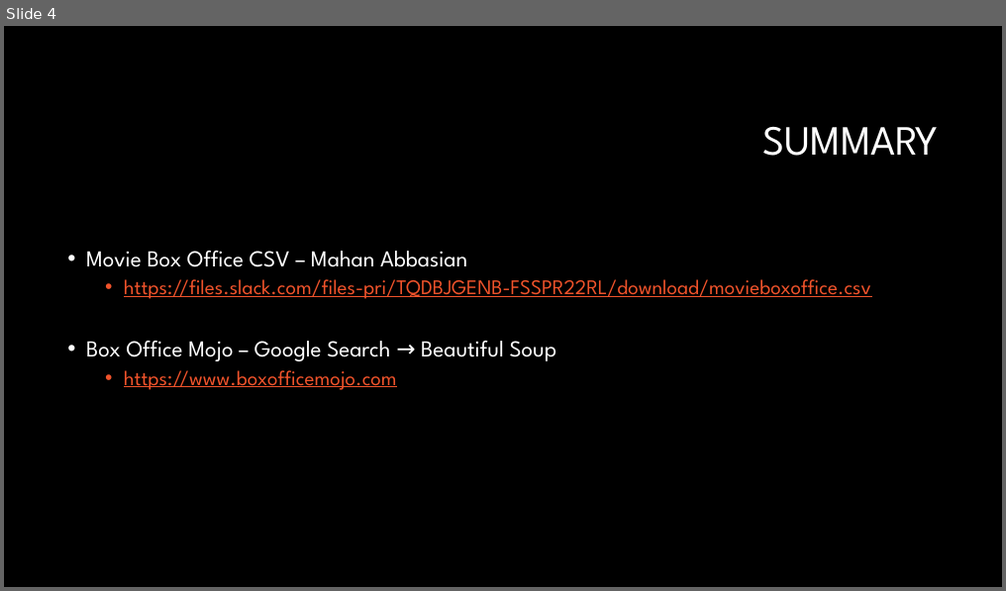
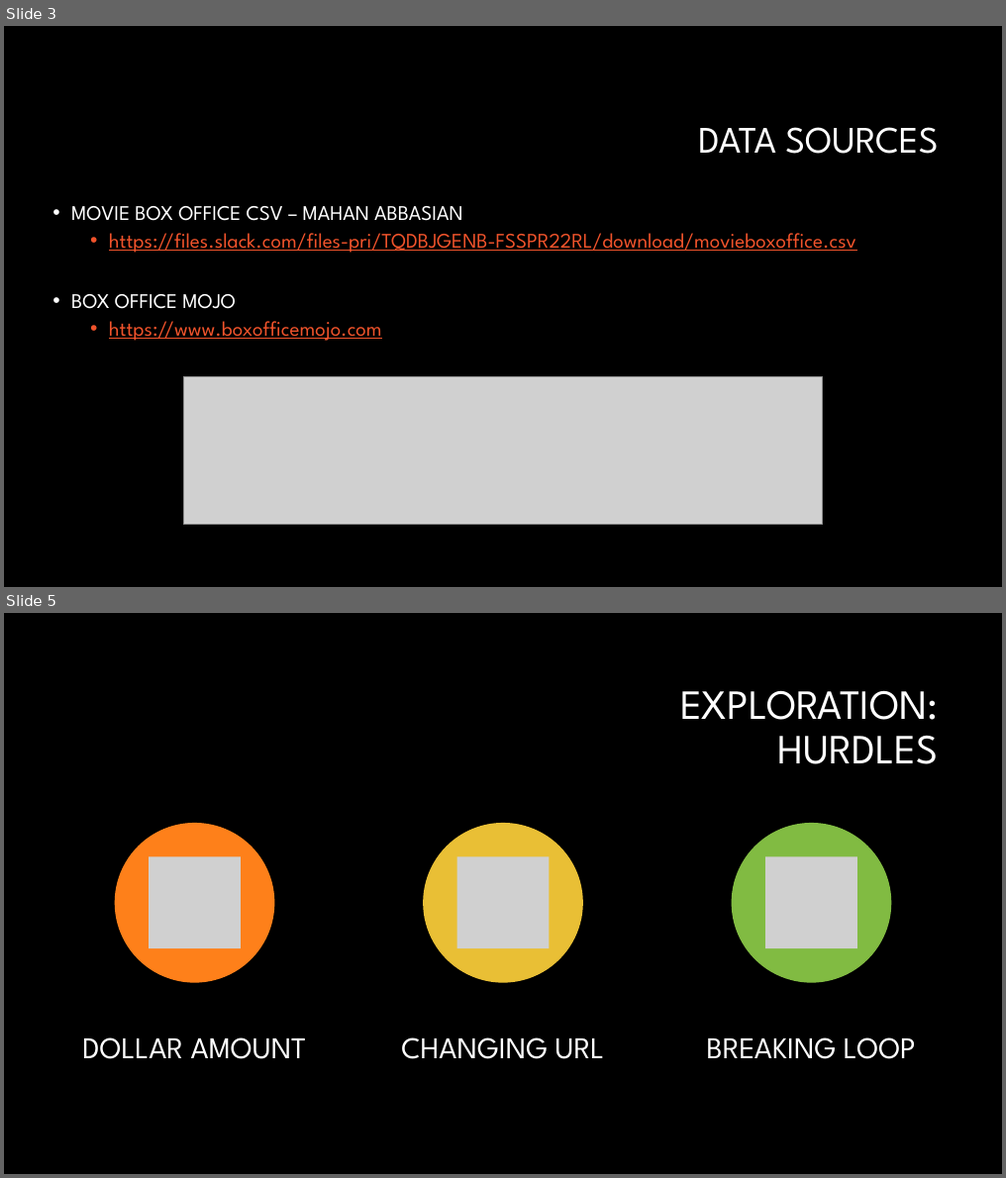
Before and after one commit to Dillongrow/Project_1, a slide deck: Box office data.pptx. Shown one above the other, each under a label of ours: slide 4 before the commit, slides 3 and 5 after it; the slides between them are not shown. The pictures are 1006x591 and 1006x1178 pixels, drawn with LibreOffice and Linux fonts; fonts in the diff are those of the drawing; grey boxes stand for pictures; background and template pictures are left out. Boxes give left, top, right and bottom in pixels: in the first picture for what was removed or moved away, otherwise in the second. Text is boxed around its words. In the diff, an @@ line names an element or a change of style, - is before the commit and + after.

```diff
--- a/Box office data.pptx
+++ b/Box office data.pptx
@@ slide 5 added at [4, 613, 1002, 1174], background #000000 @@
@@ title added at [680, 690, 939, 764], 40 pt, text #FFFFFF @@
+EXPLORATION:
+HURDLES
@@ group added at [82, 823, 916, 1059]: 3 ellipses, 3 pictures, 3 texts @@
+DOLLAR AMOUNT
+CHANGING URL
+BREAKING LOOP
@@ what was slide 4 is now slide 3 @@
@@ slide 3 changed as well @@
@@ title at [698, 127, 938, 154]: text changed; size 40 to 36 pt @@
-SUMMARY
+DATA SOURCES
@@ text "MOVIE BOX OFFICE CSV – ...": place and size @@
-text "MOVIE BOX OFFICE CSV – ..." at [86, 251, 871, 390]
+text "MOVIE BOX OFFICE CSV – ..." at [71, 206, 856, 341]
@@ text at [71, 206, 463, 221]: text changed; size 22 to 20 pt @@
-• Movie Box Office CSV – Mahan Abbasian
+• MOVIE BOX OFFICE CSV – MAHAN ABBASIAN
@@ text at [71, 294, 236, 309]: text changed; size 22 to 20 pt @@
-• Box Office Mojo – Google Search → Beautiful Soup
+• BOX OFFICE MOJO
@@ picture added at [183, 377, 823, 525] @@
```
Also in this commit, not shown: 3 other slides changed, 3 other slides added, 4 slides removed.
